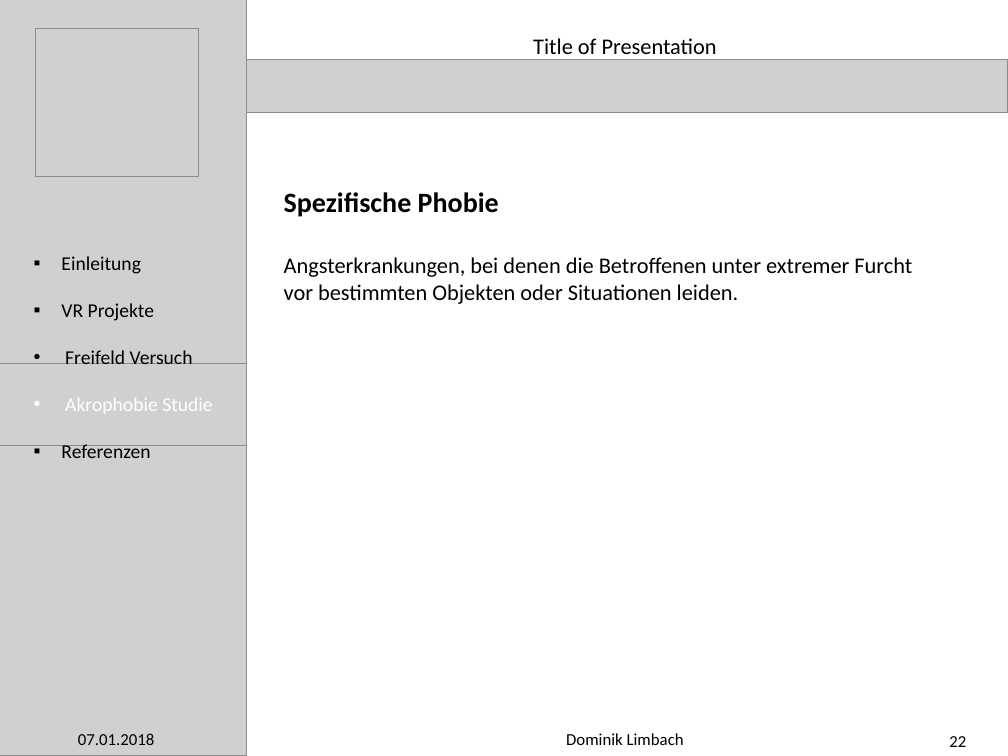
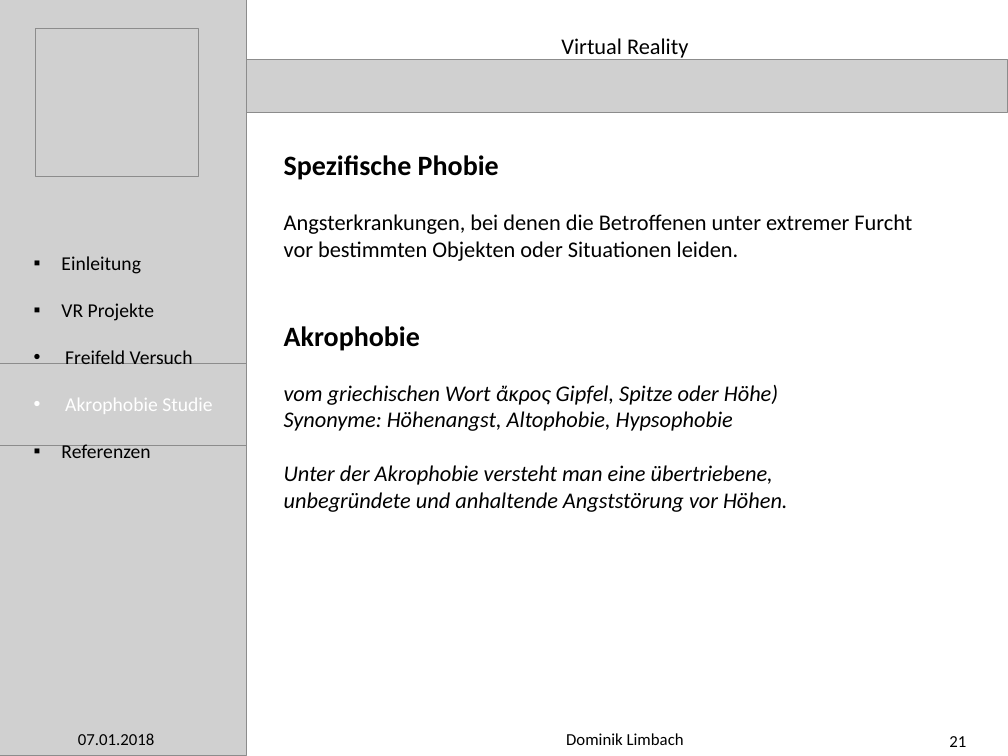
Before and after one commit to meistalampe/Work-, a slide deck: slide 21 of Präsentation Praxisphase/PowerPoint Presentation (Outline).pptx (slide 22 before the commit). Drawn at 1008x756 pixels with LibreOffice and Linux fonts; fonts in the diff are those of the drawing; grey boxes stand for pictures. Boxes give left, top, right and bottom in pixels: in the first picture for what was removed or moved away, otherwise in the second. Text is boxed around its words. In the diff, an @@ line names an element or a change of style, - is before the commit and + after.

```diff
--- a/Präsentation Praxisphase/PowerPoint Presentation (Outline).pptx
+++ b/Präsentation Praxisphase/PowerPoint Presentation (Outline).pptx
@@ text at [561,38,688,60]: text changed @@
-Title of Presentation
+Virtual Reality
@@ text "Spezifische Phobie" rewrapped from [284,192,912,304] to [284,155,912,261] @@
@@ text added at [284,326,788,512], 16 pt, text #000000, italic @@
+Akrophobie
+vom griechischen Wort ἄκρος Gipfel, Spitze oder Höhe)
+Synonyme: Höhenangst, Altophobie, Hypsophobie
+Unter der Akrophobie versteht man eine übertriebene,
+unbegründete und anhaltende Angststörung vor Höhen.
@@ page number at [949,736,966,747]: text changed @@
-22
+21
```
Also in this commit, not shown: 28 other slides changed, 1 slide added, 1 other file.
